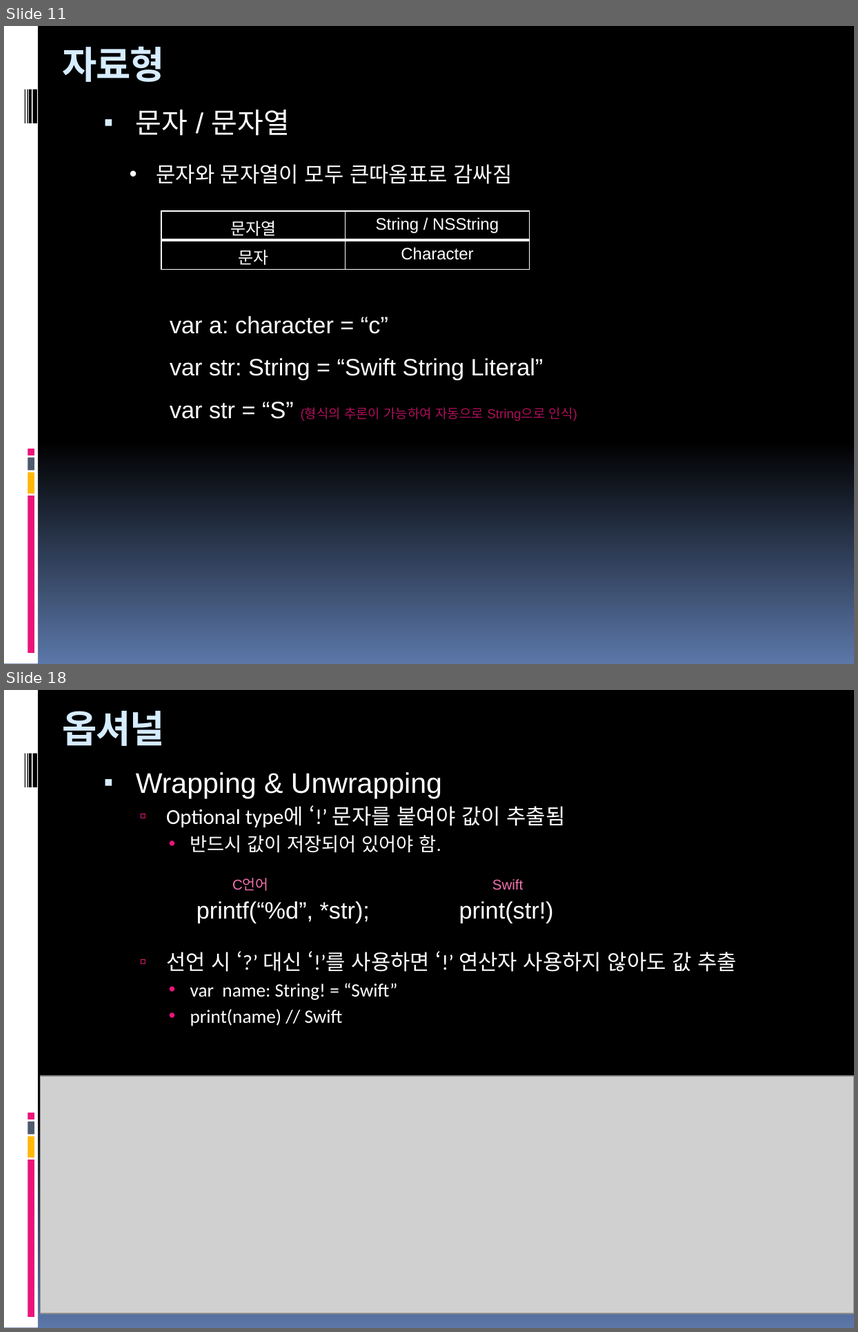
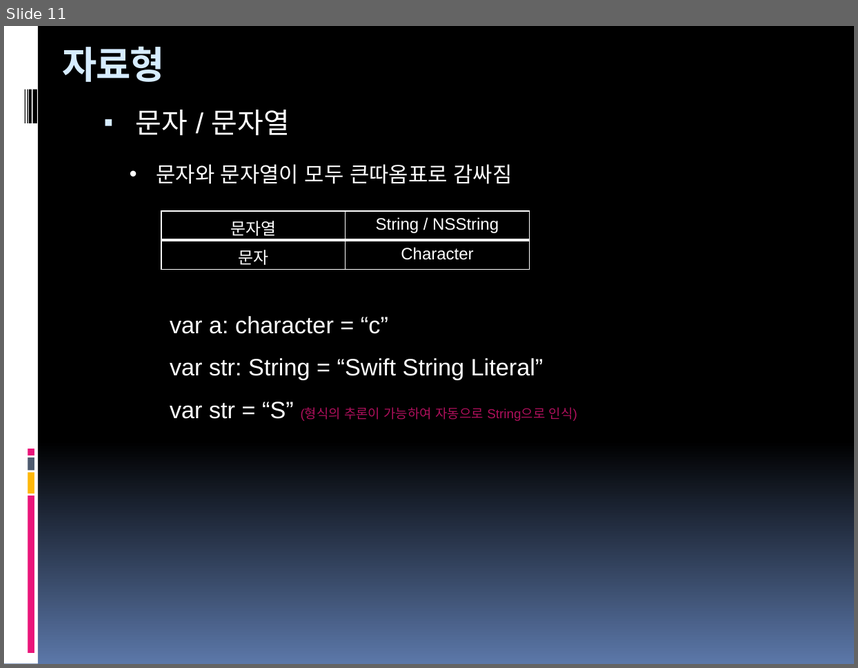
Before and after one commit to hounga13/helloSwift, a slide deck: Swift세미나자료.pptx. Shown one above the other, each under a label of ours: slides 11 and 18 before the commit, slide 11 after it; the slides between them are not shown. The pictures are 858x1332 and 858x668 pixels, drawn with LibreOffice and Linux fonts; fonts in the diff are those of the drawing; grey boxes stand for pictures. Boxes give left, top, right and bottom in pixels: in the first picture for what was removed or moved away, otherwise in the second. Text is boxed around its words. In the diff, an @@ line names an element or a change of style, - is before the commit and + after.

Commit message:
5장 연산자

```diff
--- a/Swift세미나자료.pptx
+++ b/Swift세미나자료.pptx
@@ slide 18 removed at box(4, 690, 854, 1328), background gradient #000000 to #5B77A8; not listed: 9 template elements that a slide beside it also shows @@
@@ title removed at box(63, 711, 165, 746) @@
-옵셔널
@@ text removed at box(136, 772, 737, 1026) @@
-▪ Wrapping & Unwrapping
-  ▫ Optional type에 ‘!’ 문자를 붙여야 값이 추출됨
-    • 반드시 값이 저장되어 있어야 함.
-  ▫ 선언 시 ‘?’ 대신 ‘!’를 사용하면 ‘!’ 연산자 사용하지 않아도 값 추출
-    • var name: String! = “Swift”
-    • print(name) // Swift
@@ group removed at box(197, 878, 554, 923): 4 texts @@
-printf(“%d”, *str);
-print(str!)
-C언어
-Swift
@@ picture removed at box(41, 1076, 854, 1313) @@
```
Also in this commit, not shown: 2 slides changed, 7 other slides removed.
